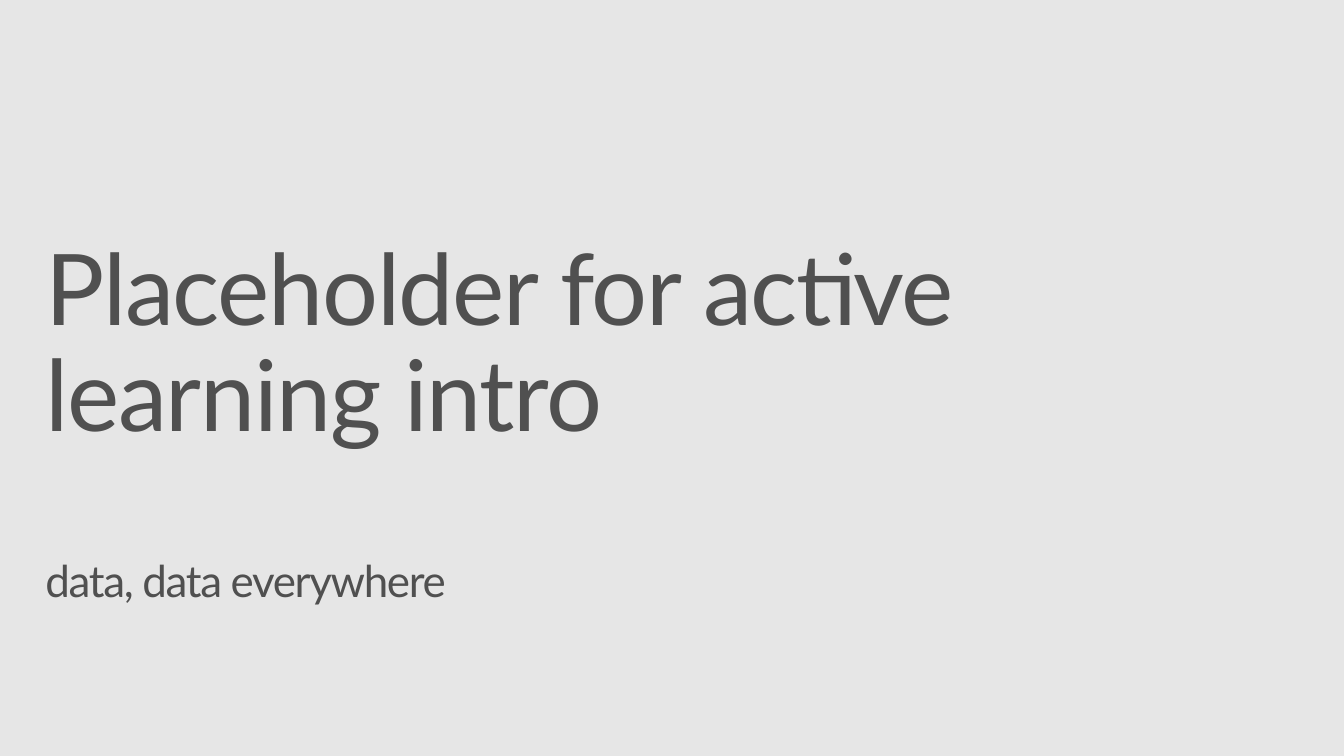
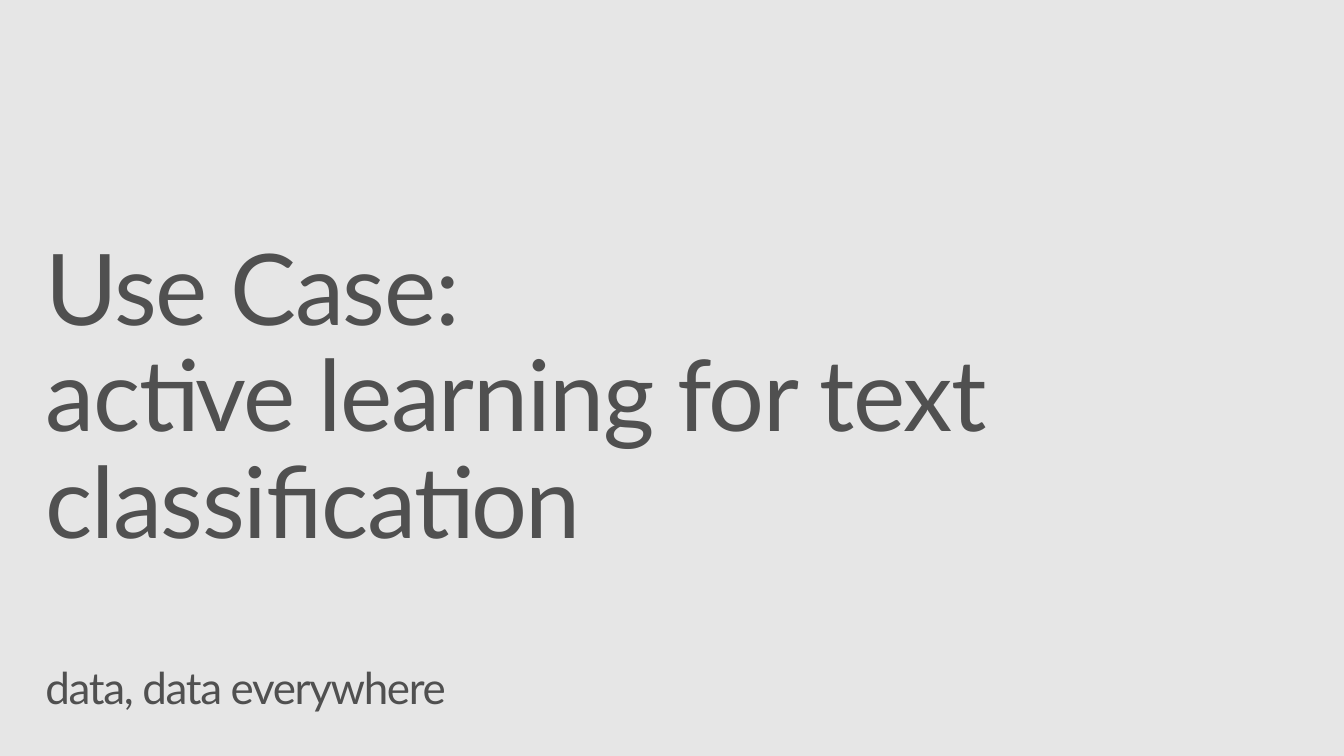
Before and after one commit to Azure/Strata2018, a slide deck: slide 17 of active_learning_workshop.pptx (slide 4 before the commit). Drawn at 1344x756 pixels with LibreOffice and Linux fonts; fonts in the diff are those of the drawing; background and template pictures are left out. Boxes give left, top, right and bottom in pixels: in the first picture for what was removed or moved away, otherwise in the second. Text is boxed around its words. In the diff, an @@ line names an element or a change of style, - is before the commit and + after.

```diff
--- a/active_learning_workshop.pptx
+++ b/active_learning_workshop.pptx
@@ title at [45,253,987,712]: text changed @@
-Placeholder for active learning intro
-data, data everywhere
+Use Case:
+active learning for text classification
+data, data everywhere
```
Also in this commit, not shown: 4 other slides changed, 14 slides added.
